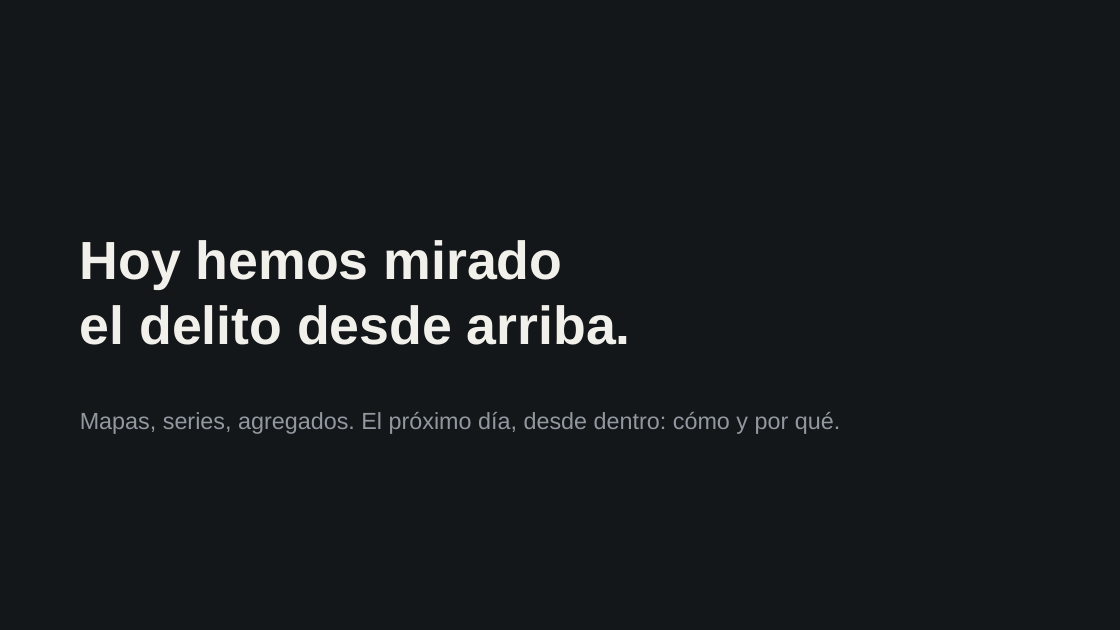
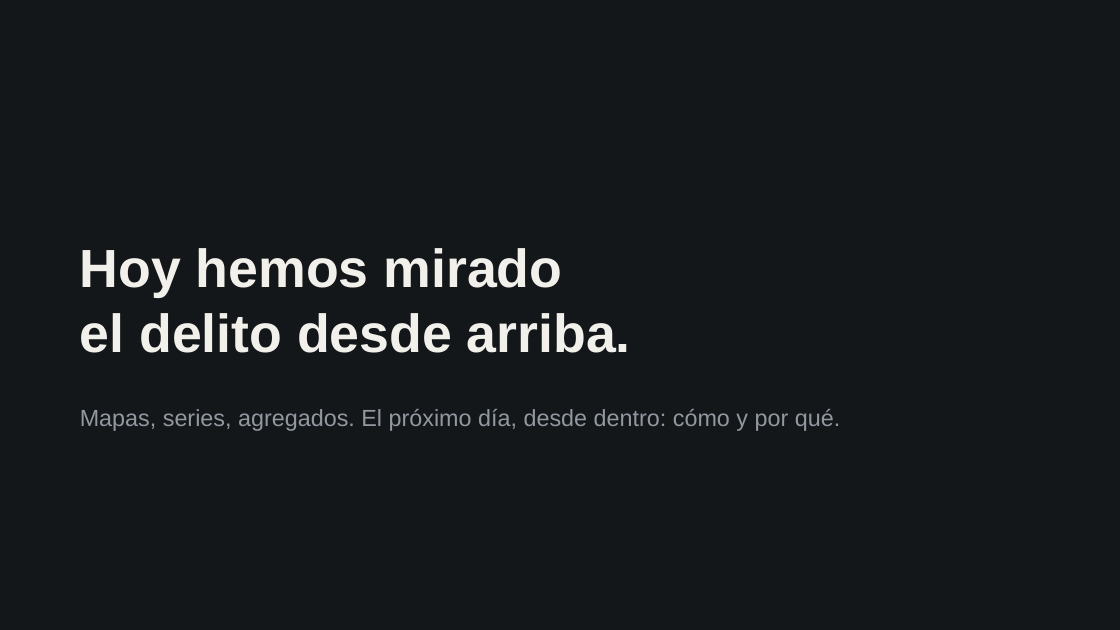
Before and after one commit to jjmedinaariza/intro_crimi, a slide deck: slide 32 of presentaciones/Cap02_El-delito.pptx. Drawn at 1120x630 pixels with LibreOffice and Linux fonts; fonts in the diff are those of the drawing. Boxes give left, top, right and bottom in pixels: in the first picture for what was removed or moved away, otherwise in the second. Text is boxed around its words. In the diff, an @@ line names an element or a change of style, - is before the commit and + after.

```diff
--- a/presentaciones/Cap02_El-delito.pptx
+++ b/presentaciones/Cap02_El-delito.pptx
@@ text "Hoy hemos mirado": place and size @@
-text "Hoy hemos mirado" at <box>80,240,631,345</box>
+text "Hoy hemos mirado" at <box>80,248,631,353</box>
@@ text "Mapas, series, agregados. El próximo ..." at <box>80,409,840,431</box>: line spacing 1 to 27pt @@
```
Also in this commit, not shown: 14 other slides changed, 15 other files.
